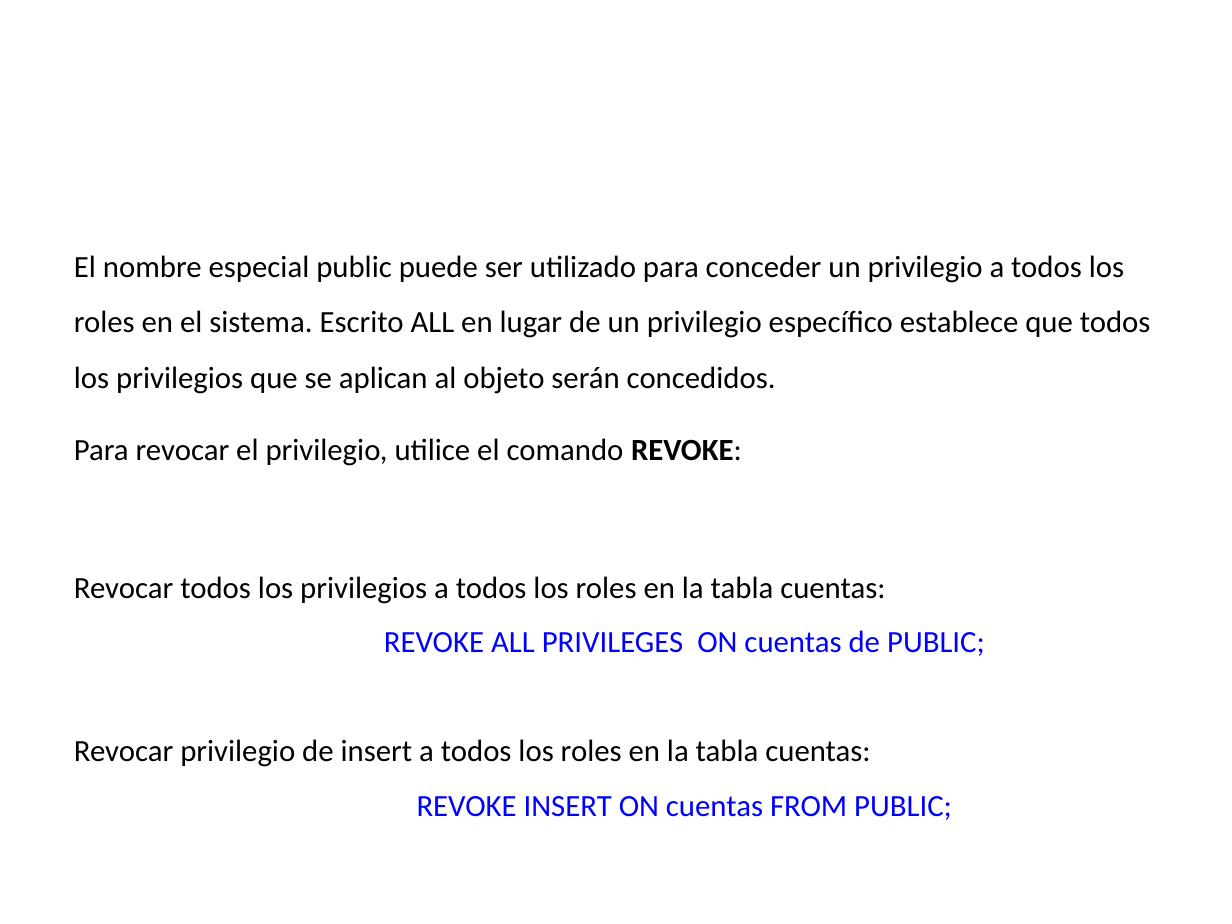
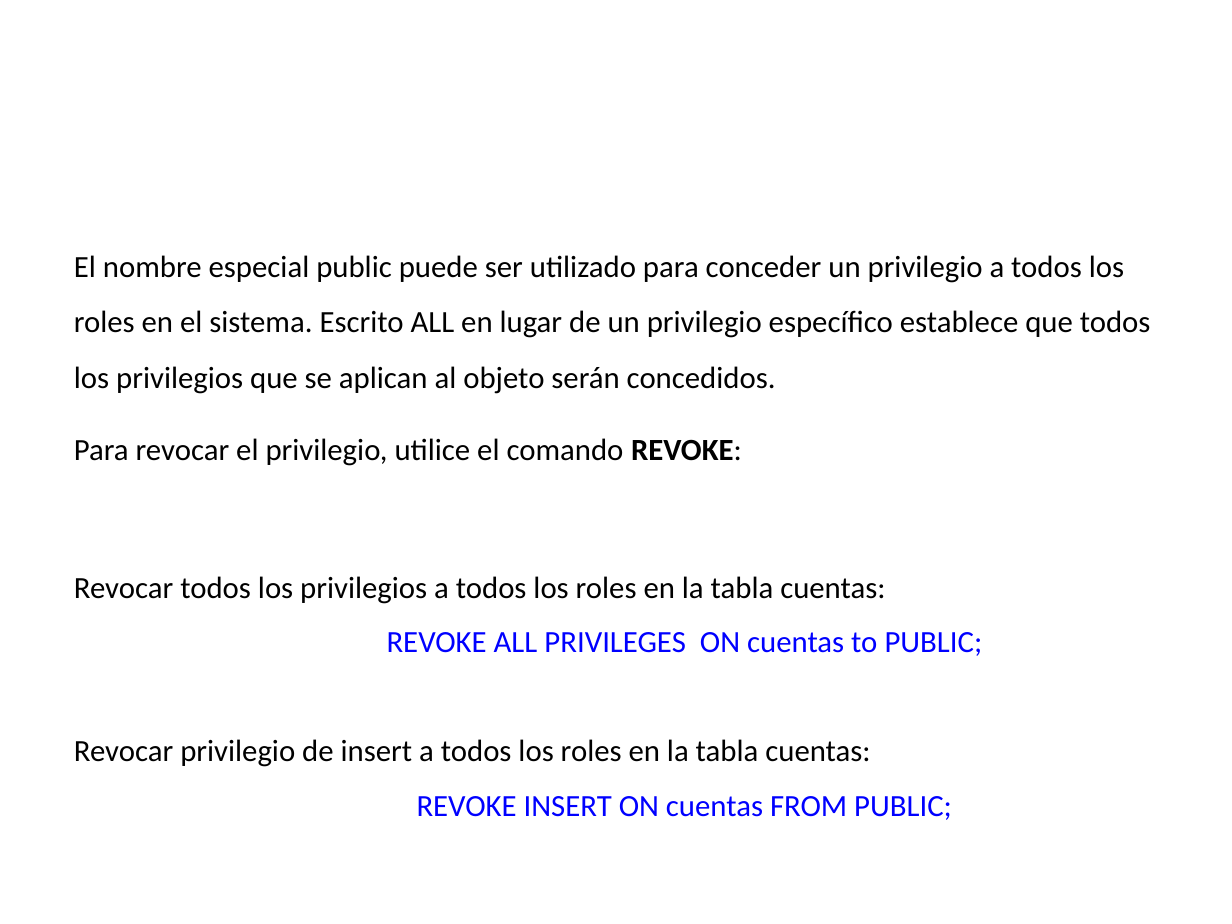
Before and after one commit to ejimenezdelgado/Aplica_db_viernes_1_2017, a slide deck: slide 8 of Clase 3/Clase3.pptx. Drawn at 1232x924 pixels with LibreOffice and Linux fonts; fonts in the diff are those of the drawing; background and template pictures are left out. Boxes give left, top, right and bottom in pixels: in the first picture for what was removed or moved away, otherwise in the second. Text is boxed around its words. In the diff, an @@ line names an element or a change of style, - is before the commit and + after.

Commit message:
Clase 3

```diff
--- a/Clase 3/Clase3.pptx
+++ b/Clase 3/Clase3.pptx
@@ text at (387, 632, 983, 656): text changed @@
-REVOKE ALL PRIVILEGES ON cuentas de PUBLIC;
+REVOKE ALL PRIVILEGES ON cuentas to PUBLIC;
```
